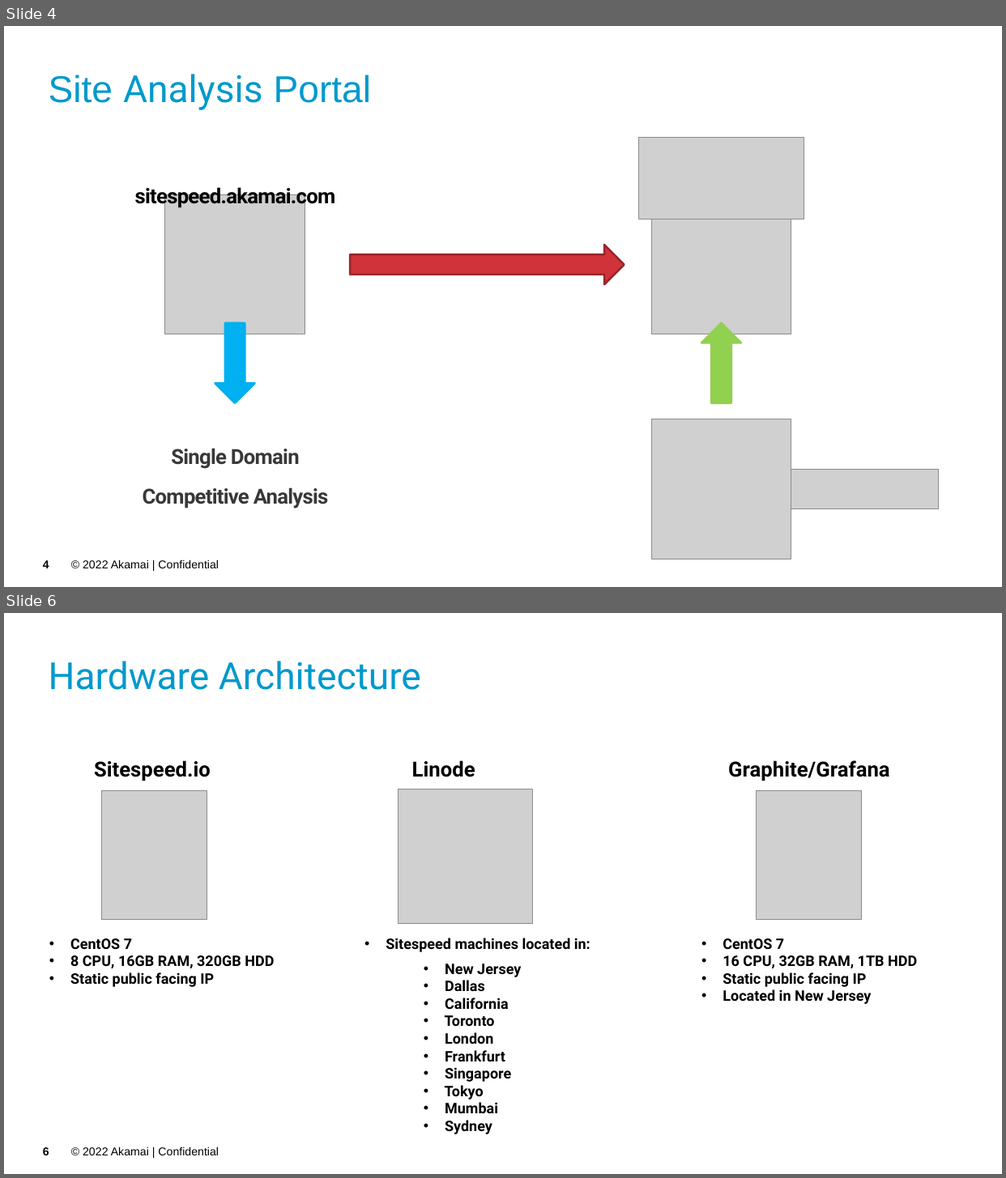
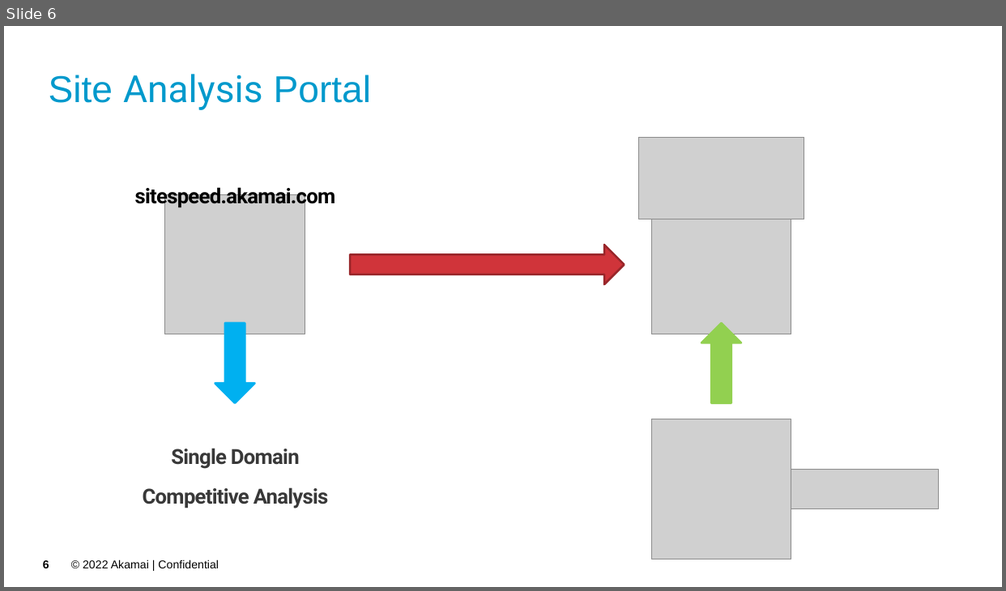
Before and after one commit to akamai-consulting/sitespeed, a slide deck: Info/Overview.pptx. Shown one above the other, each under a label of ours: slides 4 and 6 before the commit, slide 6 after it; the slides between them are not shown. The pictures are 1006x1178 and 1006x591 pixels, drawn with LibreOffice and Linux fonts; fonts in the diff are those of the drawing; grey boxes stand for pictures; background and template pictures are left out. Boxes give left, top, right and bottom in pixels: in the first picture for what was removed or moved away, otherwise in the second. Text is boxed around its words. In the diff, an @@ line names an element or a change of style, - is before the commit and + after.

```diff
--- a/Info/Overview.pptx
+++ b/Info/Overview.pptx
@@ slide 6 removed at (x1=4, y1=613, x2=1002, y2=1174), background picture (left out); not listed: 2 template elements that a slide beside it also shows @@
@@ title removed at (x1=49, y1=661, x2=421, y2=690) @@
-Hardware Architecture
@@ text removed at (x1=94, y1=760, x2=211, y2=781) @@
-Sitespeed.io
@@ text removed at (x1=412, y1=760, x2=475, y2=777) @@
-Linode
@@ text removed at (x1=728, y1=760, x2=890, y2=781) @@
-Graphite/Grafana
@@ picture removed at (x1=102, y1=790, x2=207, y2=920) @@
@@ picture removed at (x1=398, y1=789, x2=533, y2=924) @@
@@ picture removed at (x1=756, y1=790, x2=862, y2=920) @@
@@ text removed at (x1=70, y1=939, x2=274, y2=987) @@
-• CentOS 7
-• 8 CPU, 16GB RAM, 320GB HDD
-• Static public facing IP
@@ text removed at (x1=386, y1=938, x2=590, y2=952) @@
-• Sitespeed machines located in:
@@ text removed at (x1=722, y1=939, x2=917, y2=1004) @@
-• CentOS 7
-• 16 CPU, 32GB RAM, 1TB HDD
-• Static public facing IP
-• Located in New Jersey
@@ text removed at (x1=445, y1=964, x2=521, y2=1135) @@
-• New Jersey
-• Dallas
-• California
-• Toronto
-• London
-• Frankfurt
-• Singapore
-• Tokyo
-• Mumbai
-• Sydney
@@ what was slide 4 is now slide 6 @@
@@ page number at (x1=43, y1=561, x2=49, y2=569): text changed @@
-4
+6
```
Also in this commit, not shown: 6 slides changed, 3 slides added, 5 other slides removed.
